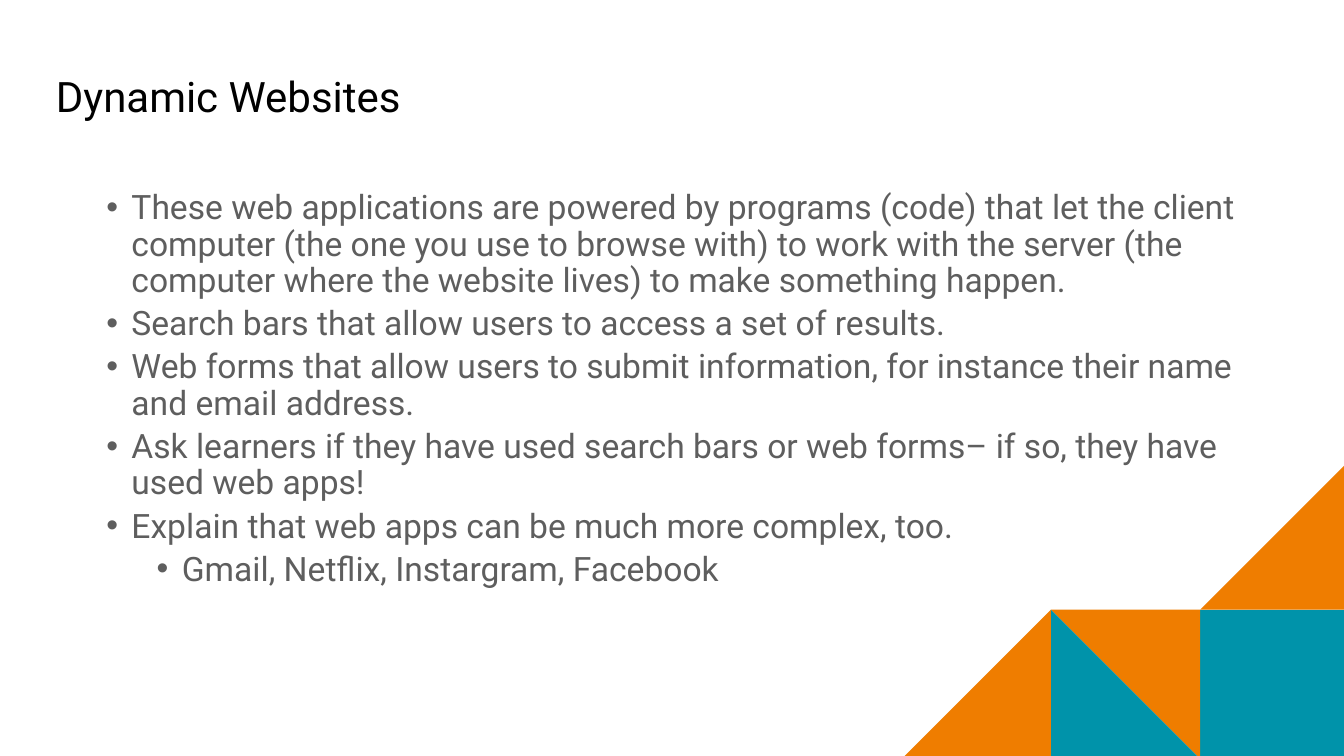
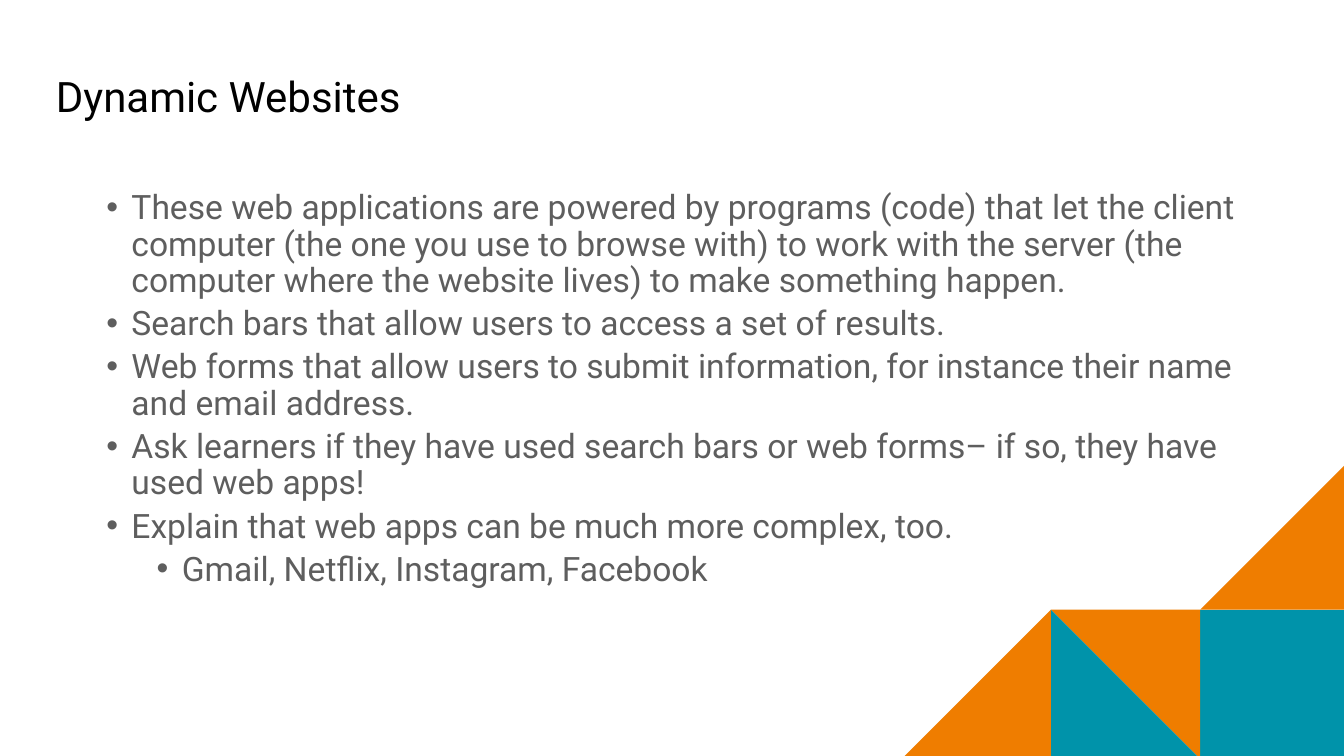
Before and after one commit to mr-eggleton/web-lit-core, a slide deck: slide 5 of final ppt/09-web-apps-and-build-with-glitch.pptx. Drawn at 1344x756 pixels with LibreOffice and Linux fonts; fonts in the diff are those of the drawing; background and template pictures are left out. Boxes give left, top, right and bottom in pixels: in the first picture for what was removed or moved away, otherwise in the second. Text is boxed around its words. In the diff, an @@ line names an element or a change of style, - is before the commit and + after.

```diff
--- a/final ppt/09-web-apps-and-build-with-glitch.pptx
+++ b/final ppt/09-web-apps-and-build-with-glitch.pptx
@@ text at (x1=182, y1=555, x2=708, y2=588): text changed @@
-    • Gmail, Netflix, Instargram, Facebook
+    • Gmail, Netflix, Instagram, Facebook
```
Also in this commit, not shown: 3 other slides changed, 1 slide added, 17 other files.
